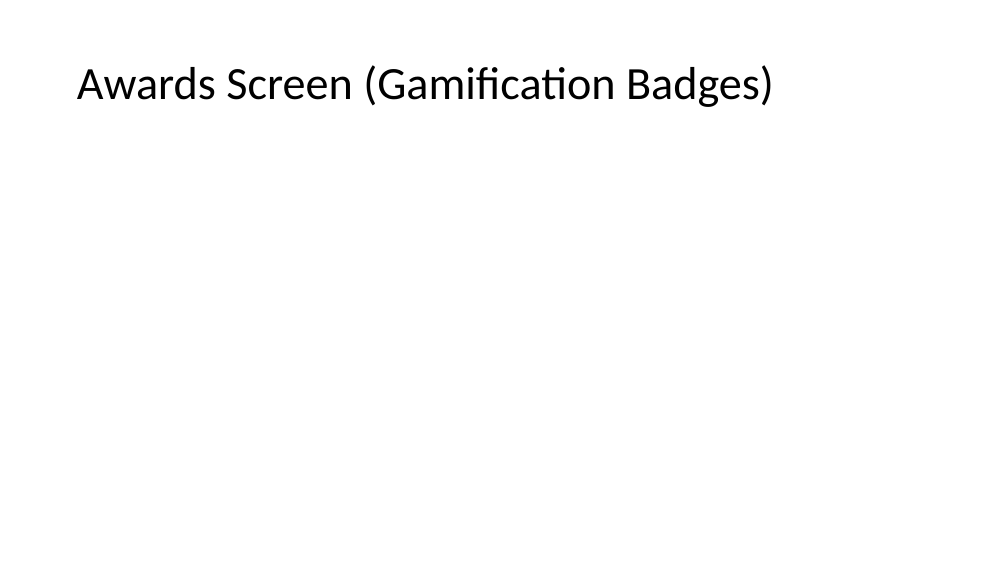
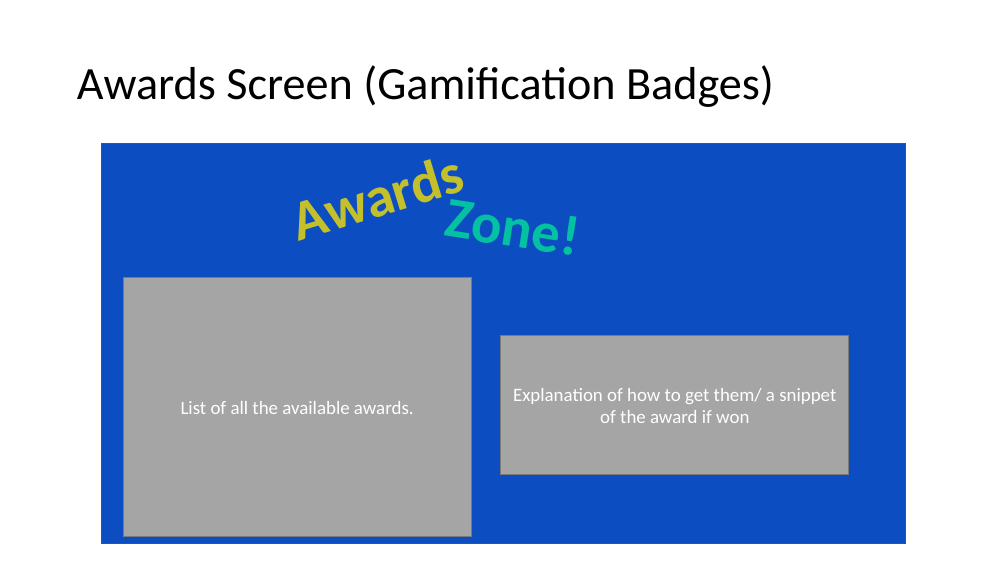
Before and after one commit to codingWithAndy/Thesis_Project, a slide deck: slide 10 of Additional Content/App Storyboard.pptx. Drawn at 1008x567 pixels with LibreOffice and Linux fonts; fonts in the diff are those of the drawing. Boxes give left, top, right and bottom in pixels: in the first picture for what was removed or moved away, otherwise in the second. Text is boxed around its words. In the diff, an @@ line names an element or a change of style, - is before the commit and + after.

```diff
--- a/Additional Content/App Storyboard.pptx
+++ b/Additional Content/App Storyboard.pptx
@@ rectangle added at (102,144,907,544), fill #0C4EC2, outline #325491 1 pt @@
@@ text added at (444,190,577,255), 54 pt, text #03C1A1, bold @@
+Zone!
@@ rectangle added at (123,278,471,537), fill #A5A5A5, outline #7A7A7A 1 pt, 18 pt, text #FFFFFF @@
+List of all the available awards.
@@ rectangle added at (501,335,849,475), fill #A5A5A5, outline #7A7A7A 1 pt, 18 pt, text #FFFFFF @@
+Explanation of how to get them/ a snippet of the award if won
@@ text added at (354,401,414,414), 54 pt, text #C3C02C, bold @@
+Awards
```
Also in this commit, not shown: 7 other slides changed, 1 slide added, 1 slide removed, 5 other files.
